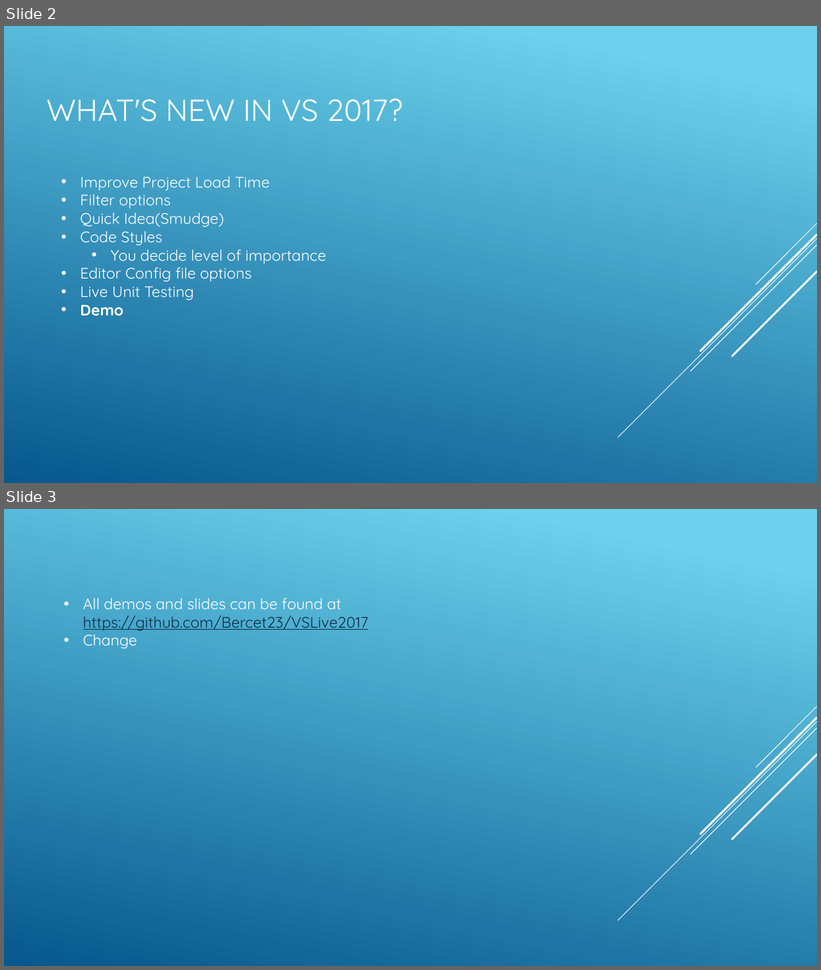
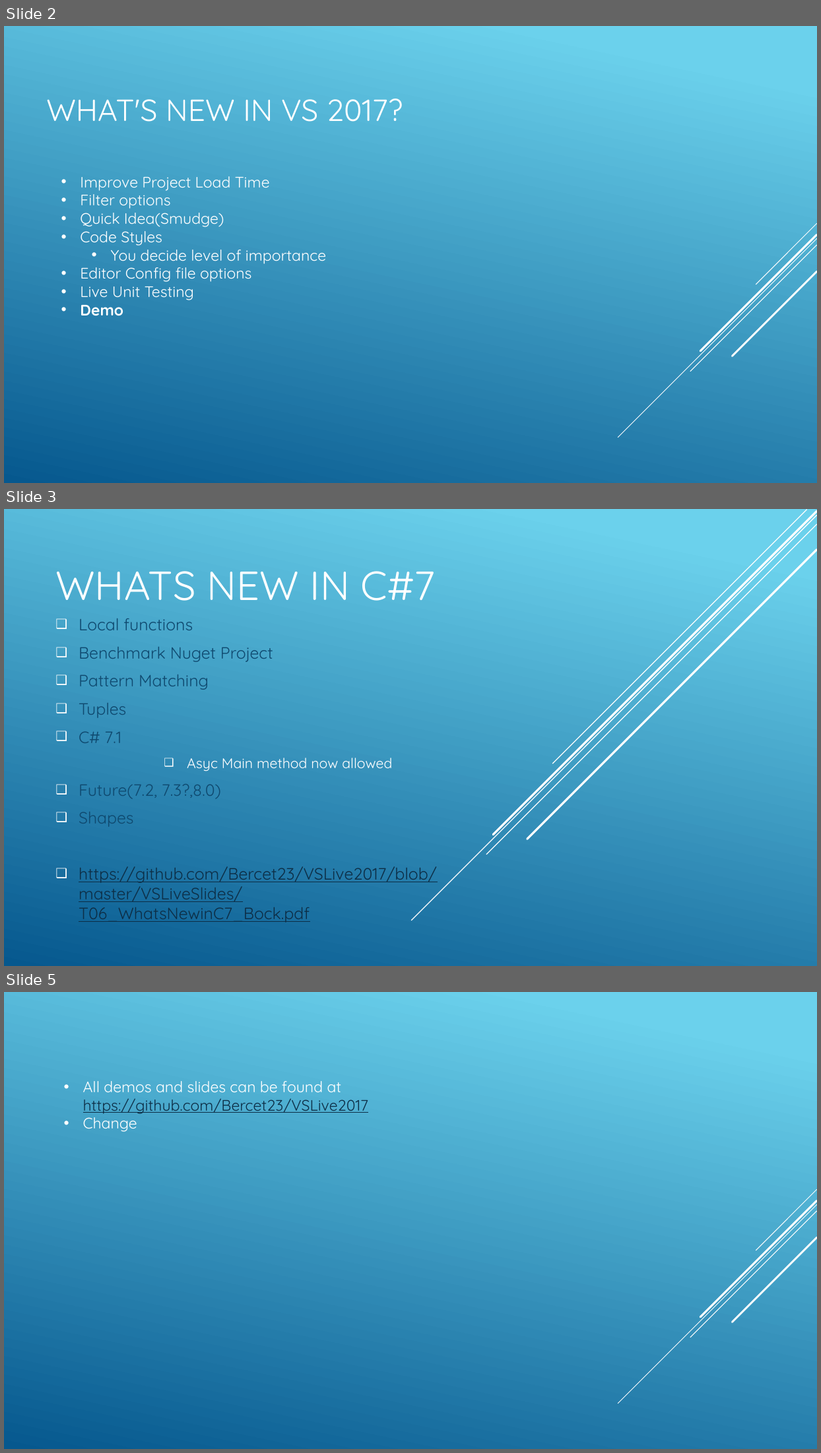
Before and after one commit to Bercet23/VSLive2017, a slide deck: VS LIVE 2017 Chicago.pptx. Shown one above the other, each under a label of ours: slides 2 and 3 before the commit, slides 2, 3 and 5 after it; the slides between them are not shown. The pictures are 821x970 and 821x1453 pixels, drawn with LibreOffice and Linux fonts; fonts in the diff are those of the drawing. Boxes give left, top, right and bottom in pixels: in the first picture for what was removed or moved away, otherwise in the second. Text is boxed around its words. In the diff, an @@ line names an element or a change of style, - is before the commit and + after.

```diff
--- a/VS LIVE 2017 Chicago.pptx
+++ b/VS LIVE 2017 Chicago.pptx
@@ slide 3 added at box(4, 509, 817, 966), background gradient #6ED2EB to #06588E @@
@@ line added from (817, 515) to (411, 921), #FFFFFF 1 pt @@
@@ line added from (817, 524) to (486, 855), #FFFFFF 1 pt @@
@@ line added from (817, 512) to (493, 835), #FFFFFF 2.5 pt @@
@@ line added from (807, 510) to (553, 764), #FFFFFF 1 pt @@
@@ line added from (817, 550) to (527, 840), #FFFFFF 2.5 pt @@
@@ title added at box(55, 571, 435, 601), 48 pt, text #FFFFFF @@
+WHATS NEW IN C#7
@@ subtitle added at box(79, 619, 437, 923), 19.4 pt, text #0D2E46 @@
+❑ Local functions
+❑ Benchmark Nuget Project
+❑ Pattern Matching
+❑ Tuples
+❑ C# 7.1
+  ❑ Asyc Main method now allowed
+❑ Future(7.2, 7.3?,8.0)
+❑ Shapes
+❑ https://github.com/Bercet23/VSLive2017/blob/master/VSLiveSlides/T06_WhatsNewinC7_Bock.pdf
@@ what was slide 3 is now slide 5 @@
```
Also in this commit, not shown: 1 other slide added.
